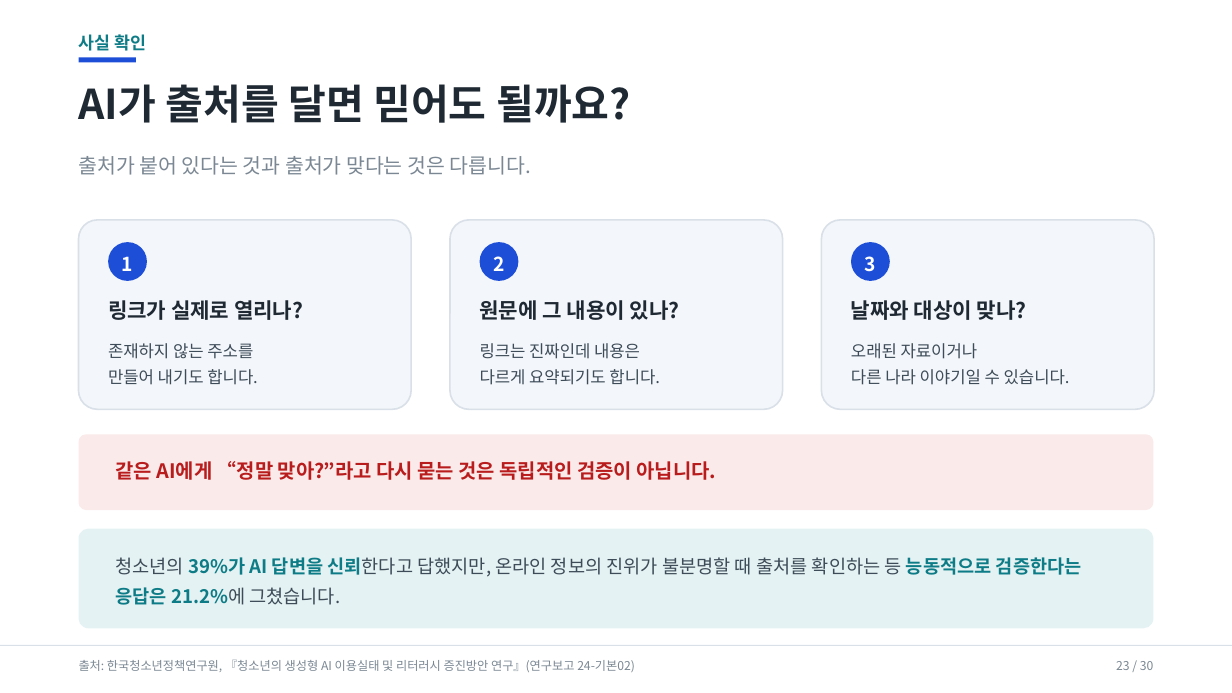
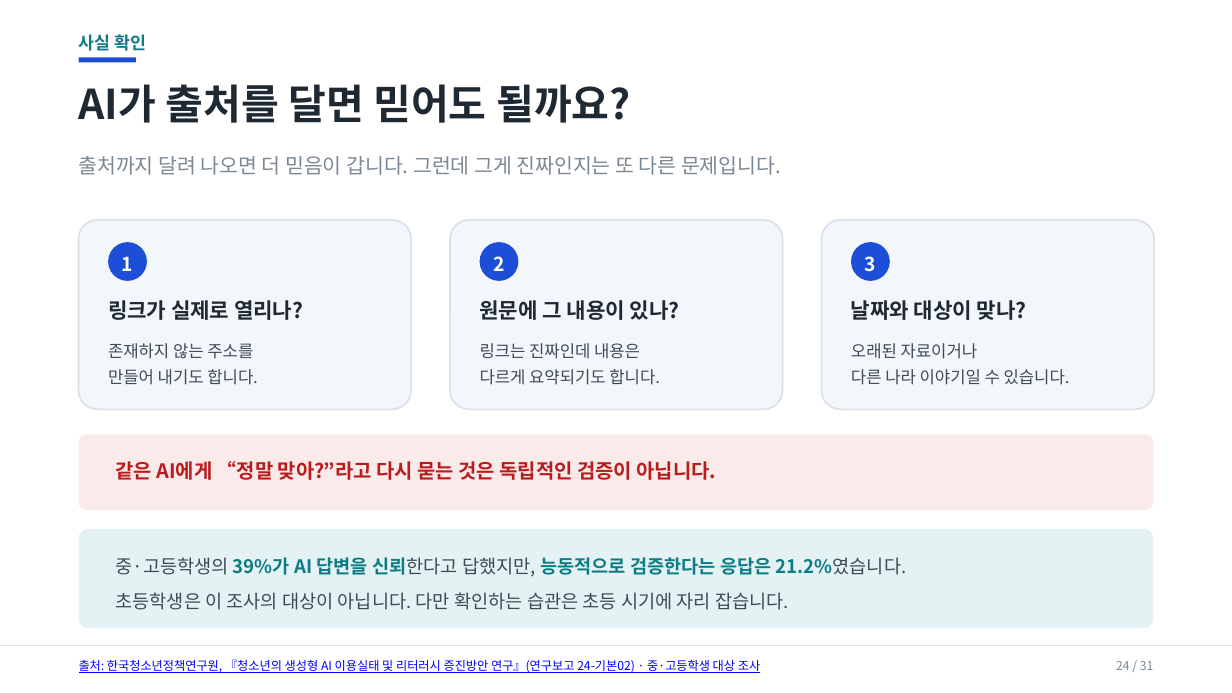
Before and after one commit to superynr/-, a slide deck: slide 24 of parent-ai-training/AI시대_학부모연수_20260917.pptx (slide 23 before the commit). Drawn at 1232x693 pixels with LibreOffice and Linux fonts; fonts in the diff are those of the drawing. Boxes give left, top, right and bottom in pixels: in the first picture for what was removed or moved away, otherwise in the second. Text is boxed around its words. In the diff, an @@ line names an element or a change of style, - is before the commit and + after.

```diff
--- a/parent-ai-training/AI시대_학부모연수_20260917.pptx
+++ b/parent-ai-training/AI시대_학부모연수_20260917.pptx
@@ text at <box>79,156,781,175</box>: text changed @@
-출처가 붙어 있다는 것과 출처가 맞다는 것은 다릅니다.
+출처까지 달려 나오면 더 믿음이 갑니다. 그런데 그게 진짜인지는 또 다른 문제입니다.
@@ text at <box>115,557,907,610</box>: text changed @@
-청소년의 39%가 AI 답변을 신뢰한다고 답했지만, 온라인 정보의 진위가 불분명할 때 출처를 확인하는 등 능동적으로 검증한다는 응답은 21.2%에 그쳤습니다.
+중·고등학생의 39%가 AI 답변을 신뢰한다고 답했지만, 능동적으로 검증한다는 응답은 21.2%였습니다.
+초등학생은 이 조사의 대상이 아닙니다. 다만 확인하는 습관은 초등 시기에 자리 잡습니다.
@@ text at <box>79,659,760,673</box>: text changed; text colour #7B8894 to #0000FF @@
-출처: 한국청소년정책연구원, 『청소년의 생성형 AI 이용실태 및 리터러시 증진방안 연구』(연구보고 24-기본02)
+출처: 한국청소년정책연구원, 『청소년의 생성형 AI 이용실태 및 리터러시 증진방안 연구』(연구보고 24-기본02) · 중·고등학생 대상 조사
@@ text at <box>1116,661,1153,670</box>: text changed @@
-23 / 30
+24 / 31
```
Also in this commit, not shown: 29 other slides changed, 1 slide added, 7 other files.
